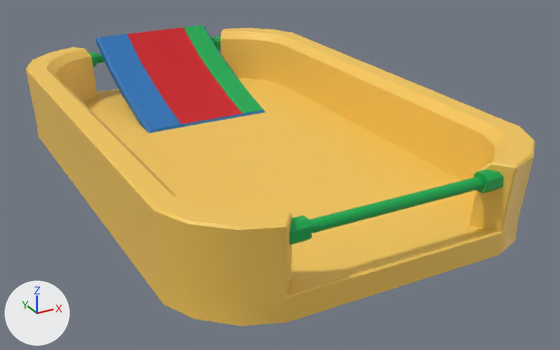
A saved change to the FBX model Assets/Art/Track/pre vis/PV_Stadium.fbx.
Rendered twice from a camera (50 mm lens) standing at (-0.176, -0.36, 0.14) and looking at (0.011, -0.019, -0.03). The axes (+X, +Y, +Z) are drawn at lower left. The lights are the same throughout. Where no turn or scale is listed for an object, it has been applied to the vertices.

The first picture shows 'ramp', 'tray'.
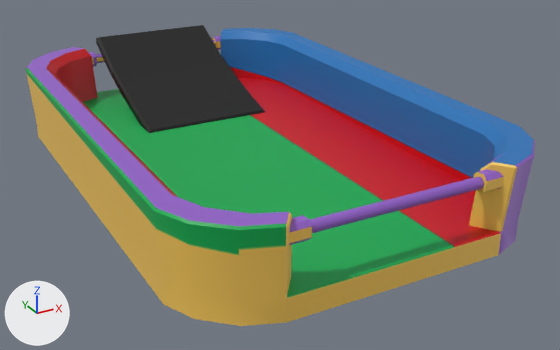
Commit message: stadium rework

The change, as JSON lines over the scene's bpy script:
```json
{"op": "add", "block": "mat_lambert2", "code": ["mat_lambert2 = principled_material('lambert2')", "mat_lambert2.base_color = (0.003, 0.003, 0.003)  # black #0a0a0a"]}
{"block": "me_mesh", "where": "me_mesh.from_pydata(...)  # 234 vertices, 173 faces; spans x -0.092..0.092, y -0.144..0.144, z -0.022..0.022"}
{"block": "me_mesh", "where": "# used by ob_tray; location = (0.0, -0.0014, -0.0084)"}
{"block": "me_mesh", "change": "me_mesh part 1: texture (UV) coordinates of 173 of 173 faces, centred in x -0.092..0.092, y -0.143..0.141, z -0.022..0.022, changed; they spanned u -0.62..1.54, v 0.2..0.58 and now span u 0.0..1.0, v 0.0..0.94"}
{"block": "me_mesh_001", "where": "me_mesh_001.from_pydata(...)  # 30 vertices, 28 faces; spans x -0.0384..0.0384, y -0.0474..0.0474, z -0.0194..0.0194"}
{"op": "remove", "block": "me_mesh_001", "code": "me_mesh_001.materials.append(mat_lambert138)  # picture img_plane_lambert1_basemap_png_001"}
{"op": "add", "block": "me_mesh_001", "code": "me_mesh_001.materials.append(mat_lambert2)  # black #0a0a0a"}
```

Boxes [x1, y1, x2, y2] around the edits, measured in the pictures (560 x 350 px):
```json
{"object": "ramp", "change": "recoloured", "before": [96, 25, 265, 133], "after": [96, 25, 265, 133]}
{"part": 1, "of": "me_mesh", "change": "surface changed", "before": [26, 28, 535, 326], "after": [26, 28, 535, 326]}
```
